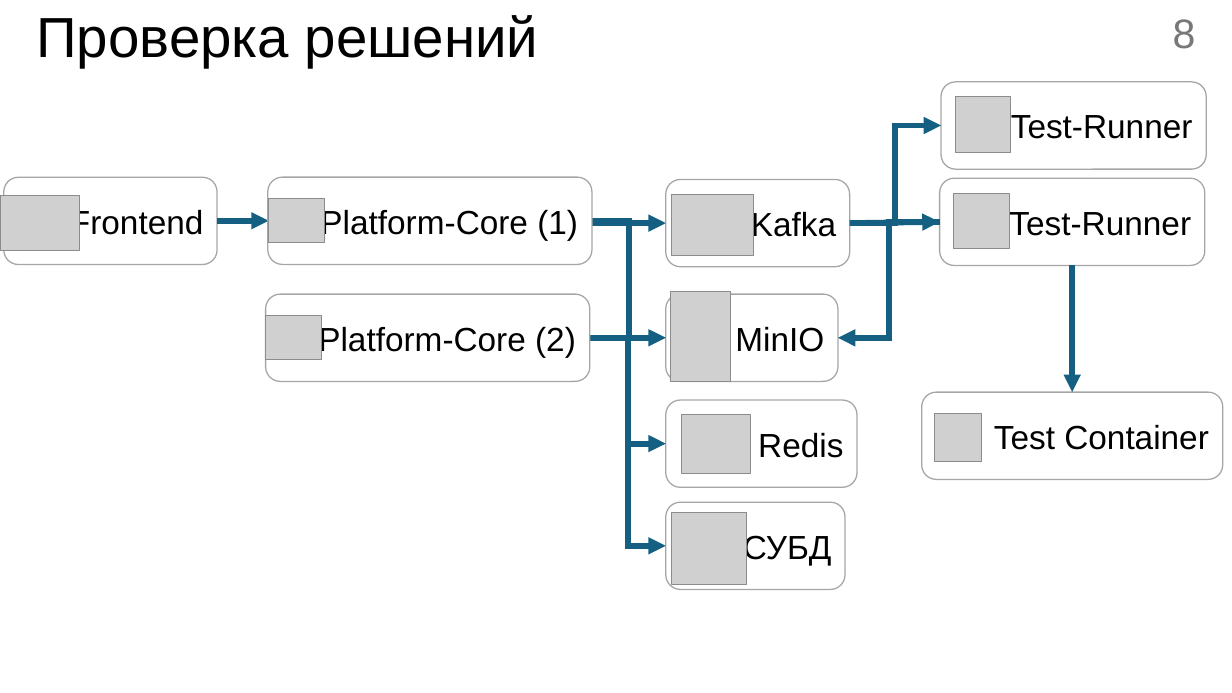
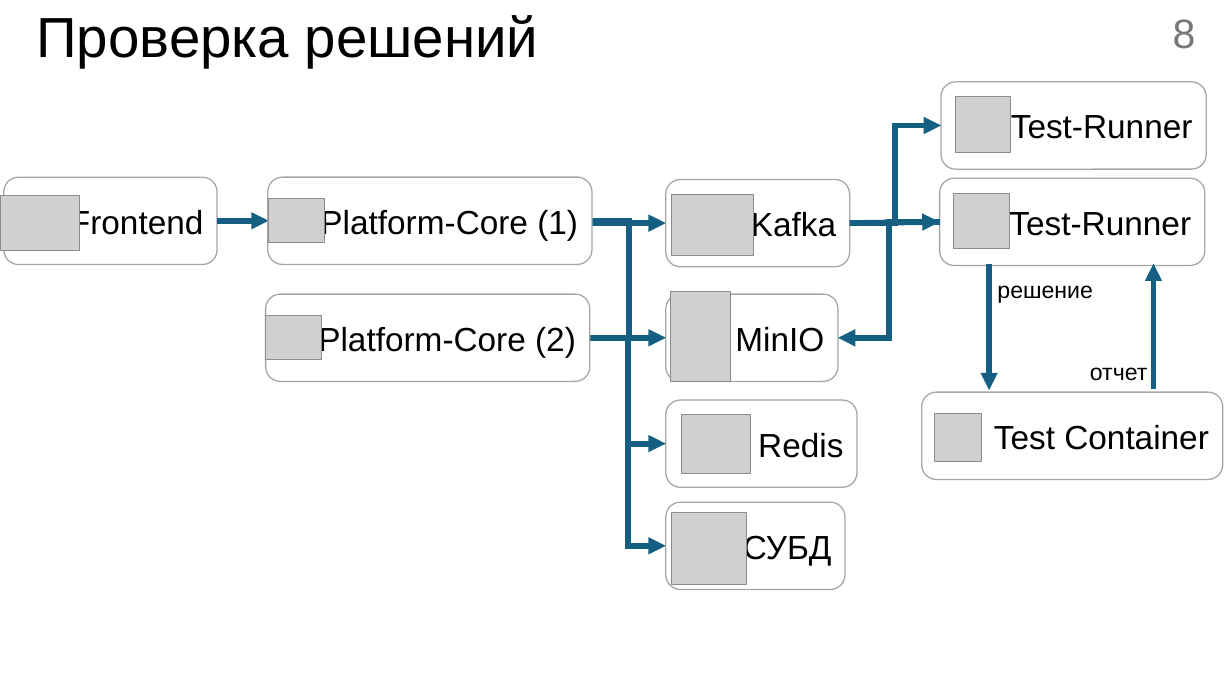
Before and after one commit to kemper0110/supreme-code, a slide deck: slide 8 of docs/6k/diploma/prez/prez2.pptx. Drawn at 1232x693 pixels with LibreOffice and Linux fonts; fonts in the diff are those of the drawing; grey boxes stand for pictures. Boxes give left, top, right and bottom in pixels: in the first picture for what was removed or moved away, otherwise in the second. Text is boxed around its words. In the diff, an @@ line names an element or a change of style, - is before the commit and + after.

```diff
--- a/docs/6k/diploma/prez/prez2.pptx
+++ b/docs/6k/diploma/prez/prez2.pptx
@@ elbow arrow moved from (1072, 265) - (1072, 392) to (990, 263) - (990, 390) @@
@@ elbow arrow added from (1153, 389) to (1153, 263), #156082 4.5 pt @@
@@ text added at (997, 285, 1093, 303), 18 pt, text #000000 @@
+решение
@@ text added at (1090, 367, 1148, 381), 18 pt, text #000000 @@
+отчет
```
Also in this commit, not shown: 3 other slides changed, 11 other files.
